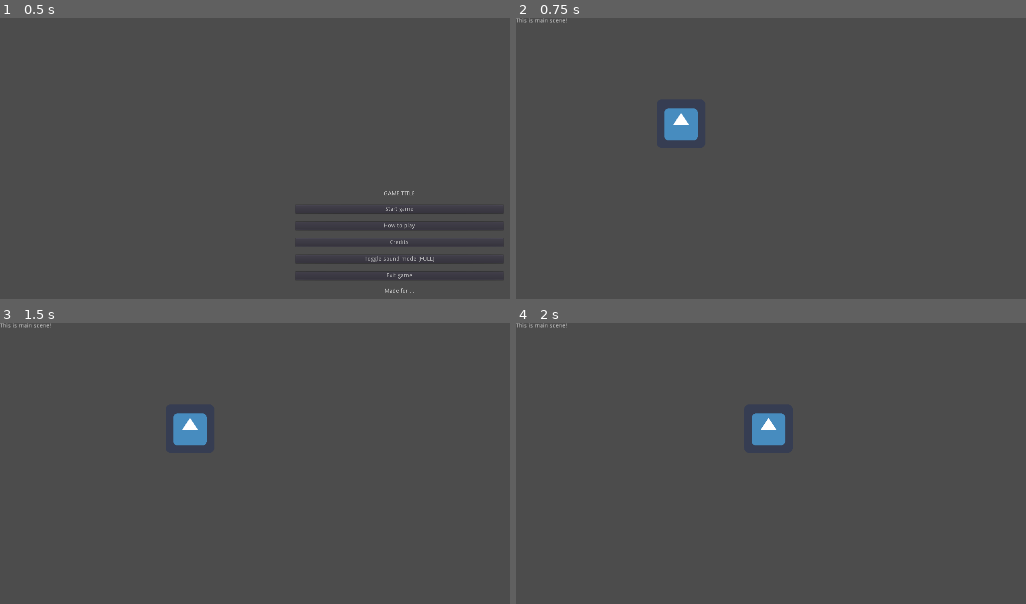
Above: before the commit, frames 1-4 (two rows, left to right).
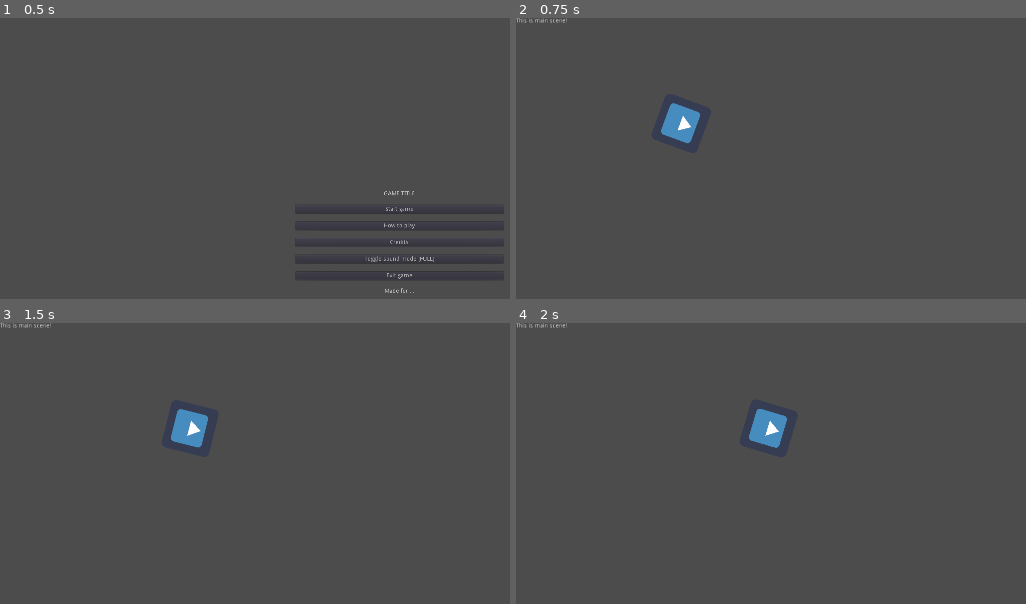
Above: after the commit, the same moments.

Repository: moisesjbc/island-jam-5
Game: Godot game, scene res://menus/main_menu/main_menu.tscn
Two runs of this game, one before a commit and one after it. Both use one fixed random seed, a clock stepped at 60 frames per second and the inputs below. The engine's default icon, where the game draws it, is replaced by a stand-in: a white triangle on a blue panel in a dark square.
Inputs (mouse positions are in pixels of both pictures, inside the frame that each line leads up to):
- Up to frame 1 (0.5 s): no input
- Up to frame 2 (0.75 s): click "Start game" at 0.5 s
- Up to frame 3 (1.5 s): tap Enter at 1.25 s; move the mouse to (outside the picture) at 1.27 s; hold Right (ui_right) from 1.28 s (still down)
- Up to frame 4 (2 s): keep holding Right (ui_right)

Frame 1 is identical in both runs. In frame 2, 0.3% of the frame differs, in the area x 28-37%, y 30-45%; in frame 3, 0.3%; in frame 4, 0.3%.

Commit message:
Added player rotation

Diff:
--- a/godot-project/game/player/player.gd
+++ b/godot-project/game/player/player.gd
@@ -20,5 +20,14 @@
 
 	move_and_collide(direction * speed * delta)
 
+
+func look_at_mouse():
+	"""
+	Rotate player so it looks towards mouse position
+	"""
+	look_at(get_global_mouse_position())
+
+
 func _process(delta):
 	move(delta)
+	look_at_mouse()
--- a/godot-project/game/player/player.tscn
+++ b/godot-project/game/player/player.tscn
@@ -18,6 +18,8 @@
 script = ExtResource( 1 )
 
 [node name="sprite" type="AnimatedSprite" parent="."]
+position = Vector2( 0.323532, -0.647064 )
+rotation = 1.5708
 scale = Vector2( 0.195175, 0.195175 )
 frames = SubResource( 1 )
 
